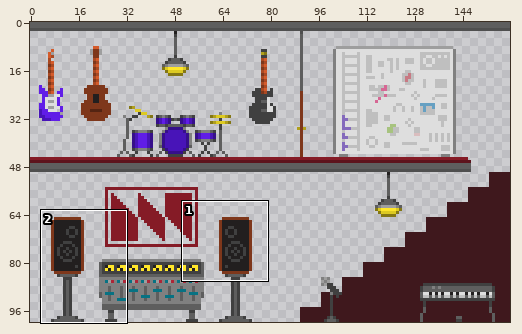
Two states of a sprite sheet, ladderzat-game/src/assets/images/objects/studio-ground.png. The first picture is a wide view before the edit; the outline marks the close-up.
Close-up. Old version:
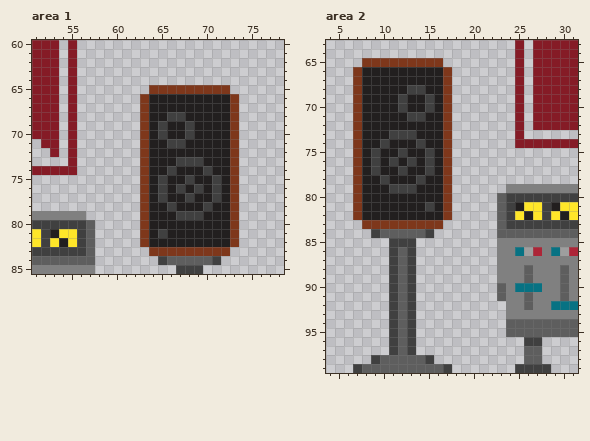
The file is 160x100 pixels. Shown: area 1: x 51..78, y 60..85; area 2: x 4..31, y 63..99.
New version:
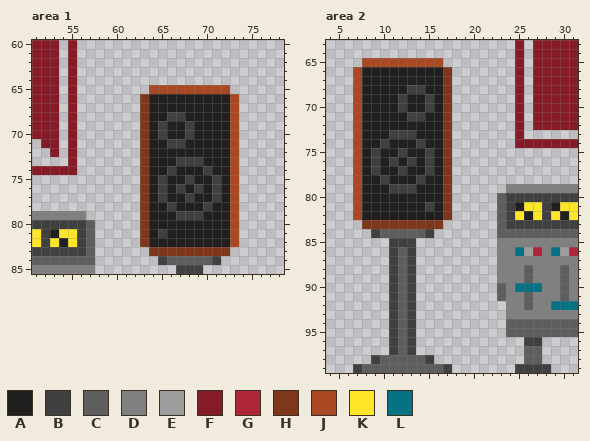
Palette (. is transparent): A #221f1f  B #404040  C #5e5e5e  D #808080  E #9e9e9e  F #851b26  G #ad2537  H #7e371b  J #a94923  K #ffe629  L #077283
Diff:
--- area 1
@@ x 62..75 @@
 64 ..............
-65 ..HHHHHHHHH...
-66 .HAAAAAAAAAH..
-67 .HAAAAAAAAAH..
-68 .HAABBAAAAAH..
-69 .HABAABAAAAH..
-70 .HABAABAAAAH..
-71 .HAABBAAAAAH..
-72 .HAAAAAAAAAH..
-73 .HAAABBBAAAH..
-74 .HAABAAABAAH..
-75 .HABAABAABAH..
-76 .HABABABABAH..
-77 .HABAABAABAH..
-78 .HAABAAABAAH..
-79 .HAAABBBAAAH..
-80 .HAAAAAAAAAH..
-81 .HABAAAAAAAH..
-82 .HAAAAAAAAAH..
+65 ..JJJJJJJJJ...
+66 .HAAAAAAAAAJ..
+67 .HAAAAAAAAAJ..
+68 .HAABBAAAAAJ..
+69 .HABAABAAAAJ..
+70 .HABAABAAAAJ..
+71 .HAABBAAAAAJ..
+72 .HAAAAAAAAAJ..
+73 .HAAABBBAAAJ..
+74 .HAABAAABAAJ..
+75 .HABAABAABAJ..
+76 .HABABABABAJ..
+77 .HABAABAABAJ..
+78 .HAABAAABAAJ..
+79 .HAAABBBAAAJ..
+80 .HAAAAAAAAAJ..
+81 .HABAAAAAAAJ..
+82 .HAAAAAAAAAJ..
 83 ..HHHHHHHHH...
--- area 2
@@ x 5..18 @@
  64 ..............
- 65 ...HHHHHHHHH..
- 66 ..HAAAAAAAAAH.
- 67 ..HAAAAAAAAAH.
- 68 ..HAAAAABBAAH.
- 69 ..HAAAABAABAH.
- 70 ..HAAAABAABAH.
- 71 ..HAAAAABBAAH.
- 72 ..HAAAAAAAAAH.
- 73 ..HAAABBBAAAH.
- 74 ..HAABAAABAAH.
- 75 ..HABAABAABAH.
- 76 ..HABABABABAH.
- 77 ..HABAABAABAH.
- 78 ..HAABAAABAAH.
- 79 ..HAAABBBAAAH.
- 80 ..HAAAAAAAAAH.
- 81 ..HAAAAAAABAH.
- 82 ..HAAAAAAAAAH.
+ 65 ...JJJJJJJJJ..
+ 66 ..JAAAAAAAAAH.
+ 67 ..JAAAAAAAAAH.
+ 68 ..JAAAAABBAAH.
+ 69 ..JAAAABAABAH.
+ 70 ..JAAAABAABAH.
+ 71 ..JAAAAABBAAH.
+ 72 ..JAAAAAAAAAH.
+ 73 ..JAAABBBAAAH.
+ 74 ..JAABAAABAAH.
+ 75 ..JABAABAABAH.
+ 76 ..JABABABABAH.
+ 77 ..JABAABAABAH.
+ 78 ..JAABAAABAAH.
+ 79 ..JAAABBBAAAH.
+ 80 ..JAAAAAAAAAH.
+ 81 ..JAAAAAAABAH.
+ 82 ..JAAAAAAAAAH.
  83 ...HHHHHHHHH..
